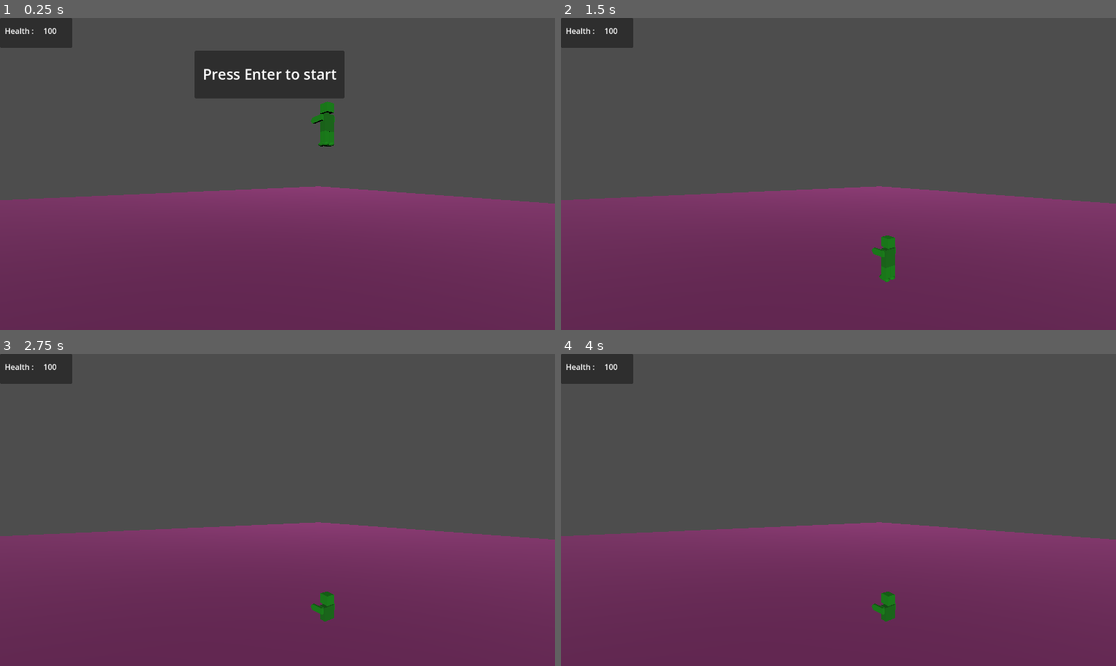
Above: before the commit, frames 1-4 (two rows, left to right).
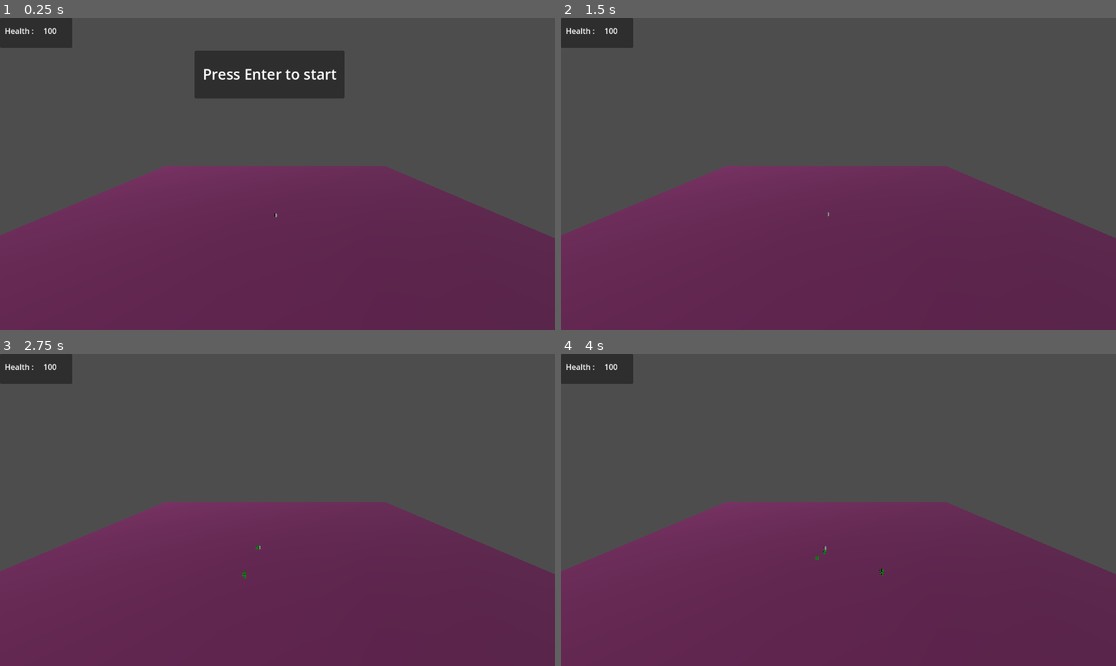
Above: after the commit, the same moments.

Repository: Spagheet/projet-ihm-survivor
Game: Godot game, scene res://main.tscn
The game is run twice, just before and just after one commit, with the same random seed, the same clock (stepped at 60 frames per second) and the same inputs.
Inputs:
- Up to frame 1 (0.25 s): no input
- Up to frame 2 (1.5 s): tap Enter (ui_accept) at 0.5, 0.6, 0.77, 1.07, 1.35 s; hold Right (ui_right) 0.53-1.28 s; hold Down (ui_down) from 1.28 s (still down)
- Up to frame 3 (2.75 s): tap Enter (ui_accept) at 1.52, 1.82, 2.1 s; release Down (ui_down) at 2.03 s; hold Right (ui_right) from 2.03 s (still down)
- Up to frame 4 (4 s): tap Enter (ui_accept) at 2.75, 2.85, 3.02, 3.32, 3.6, 3.77 s; release Right (ui_right) at 2.78 s; hold Up (ui_up) 2.78-3.53 s; hold Left (ui_left) from 3.53 s (still down)

The runs differ from the first frame. In frame 1, 10% of the frame differs, in the area x 0-100%, y 26-71%; in frame 2, 10%, in the area x 0-100%, y 47-85%; in frame 3, 9.9%; in frame 4, 9.9%.

Commit message:
pathfinding

Diff:
--- a/main.gd
+++ b/main.gd
@@ -1,23 +1,61 @@
 extends Node3D
+
 enum State {LOBBY, RUNNING, END}
-@onready var state:State
+
+var state:State
+var enemy_ressource = load("res://zombie_enemy.tscn")
+var enemy_array = []
+var rng = RandomNumberGenerator.new()
+
 @onready var start = $HUD/StartPanel
+@onready var timer = $SpawnTimer
+@onready var player = $Player
 # Called when the node enters the scene tree for the first time.
 func _ready():
 	state = State.LOBBY
 
 # Called every frame. 'delta' is the elapsed time since the previous frame.
 func _process(delta):
-	var enemy_array = []
+
 	match state :
 		State.LOBBY :
 			# LOBBY STATE
 			if Input.is_action_just_pressed("ui_accept"):
 				state = State.RUNNING
 				start.visible = false
+				timer.start()
 		State.RUNNING :
 			# RUNNING STATE
+
 			pass
 		State.END :
-			start.visible = true
 			pass
+
+func _physics_process(delta):
+	get_tree().call_group("enemies", "update_target_location", player.global_transform.origin)
+
+func spawn_enemy():
+	var enemy_instance = enemy_ressource.instantiate()
+	add_child(enemy_instance)
+	enemy_array.append(enemy_instance)
+	enemy_instance.position = get_spawn_location()
+
+func get_spawn_location():
+	var rng_offset = rng.randi_range(-20,20)
+	var location_rng = rng.randi_range(1, 4)
+	match location_rng :
+		1:
+			#left spawn
+			return Vector3(-20,1,rng_offset)
+		2:
+			#right spawn
+			return Vector3(20,1,rng_offset)
+		3:
+			#top spawn
+			return Vector3(rng_offset,1,-20)
+		4:
+			#bottom spawn
+			return Vector3(rng_offset,1,20)
+
+func _on_spawn_timer_timeout():
+	spawn_enemy()
--- a/main.tscn
+++ b/main.tscn
@@ -1,10 +1,8 @@
-[gd_scene load_steps=8 format=3 uid="uid://teyc46wdjd7q"]
+[gd_scene load_steps=10 format=3 uid="uid://teyc46wdjd7q"]
 
 [ext_resource type="Script" path="res://main.gd" id="1_hwm2r"]
 [ext_resource type="PackedScene" uid="uid://b2ilsca5wr8ly" path="res://hud.tscn" id="2_hfwem"]
-[ext_resource type="PackedScene" uid="uid://cy3vq75ii0r4q" path="res://enemy_1.tscn" id="3_7fk12"]
-
-[sub_resource type="WorldBoundaryShape3D" id="WorldBoundaryShape3D_mkmkx"]
+[ext_resource type="Script" path="res://player.gd" id="3_sb1is"]
 
 [sub_resource type="NavigationMesh" id="NavigationMesh_ma1aj"]
 vertices = PackedVector3Array(-93.5, 0.5, -99.5, -99.5, 0.5, -99.5, -99.5, 0.5, -93.5, -99.5, 0.5, 93.25, -99.5, 0.5, 9 …(4484 unchanged characters)…
@@ -15,6 +13,12 @@
 
 [sub_resource type="PlaneMesh" id="PlaneMesh_ov6r7"]
 
+[sub_resource type="WorldBoundaryShape3D" id="WorldBoundaryShape3D_mkmkx"]
+
+[sub_resource type="CapsuleMesh" id="CapsuleMesh_q7ra7"]
+
+[sub_resource type="CapsuleShape3D" id="CapsuleShape3D_jqvwu"]
+
 [node name="Main" type="Node3D"]
 script = ExtResource("1_hwm2r")
 
@@ -22,23 +26,33 @@
 transform = Transform3D(-0.509872, -0.49046, -0.706738, -0.829152, 0.499086, 0.251833, 0.229209, 0.714397, -0.661136, 0, 33.7307, 0)
 
 [node name="Camera" type="Camera3D" parent="."]
-transform = Transform3D(-0.530674, 0, -0.847576, 0, 1, 0, 0.847576, 0, -0.530674, 0, 8.21061, 5.06284)
+transform = Transform3D(-0.99996, -2.32821e-10, 0.00897092, 0.00232184, 0.965926, 0.258809, -0.00866524, 0.258819, -0.965887, 0, 40.8284, -79.969)
 
 [node name="HUD" parent="." instance=ExtResource("2_hfwem")]
 
-[node name="StaticBody3D" type="StaticBody3D" parent="."]
+[node name="SpawnTimer" type="Timer" parent="."]
 
-[node name="CollisionShape3D" type="CollisionShape3D" parent="StaticBody3D"]
-shape = SubResource("WorldBoundaryShape3D_mkmkx")
-
-[node name="NavigationRegion3D" type="NavigationRegion3D" parent="StaticBody3D"]
+[node name="NavigationRegion3D" type="NavigationRegion3D" parent="."]
 navigation_mesh = SubResource("NavigationMesh_ma1aj")
 
-[node name="MeshInstance3D" type="MeshInstance3D" parent="StaticBody3D/NavigationRegion3D"]
+[node name="MeshInstance3D" type="MeshInstance3D" parent="NavigationRegion3D"]
 transform = Transform3D(100, 0, 0, 0, 100, 0, 0, 0, 100, 0, 0, 0)
 material_override = SubResource("StandardMaterial3D_2aqtq")
 mesh = SubResource("PlaneMesh_ov6r7")
-skeleton = NodePath("../..")
+skeleton = NodePath("../StaticBody3D")
 
-[node name="Enemy_1" parent="." instance=ExtResource("3_7fk12")]
-transform = Transform3D(1, 0, 0, 0, 1, 0, 0, 0, 1, 11.0621, 12.4467, 16.4295)
+[node name="StaticBody3D" type="StaticBody3D" parent="NavigationRegion3D"]
+
+[node name="CollisionShape3D" type="CollisionShape3D" parent="NavigationRegion3D/StaticBody3D"]
+shape = SubResource("WorldBoundaryShape3D_mkmkx")
+
+[node name="Player" type="CharacterBody3D" parent="."]
+script = ExtResource("3_sb1is")
+
+[node name="MeshInstance3D" type="MeshInstance3D" parent="Player"]
+mesh = SubResource("CapsuleMesh_q7ra7")
+
+[node name="CollisionShape3D" type="CollisionShape3D" parent="Player"]
+shape = SubResource("CapsuleShape3D_jqvwu")
+
+[connection signal="timeout" from="SpawnTimer" to="." method="_on_spawn_timer_timeout"]
--- /dev/null
+++ b/player.gd
@@ -0,0 +1,31 @@
+extends CharacterBody3D
+
+
+const SPEED = 5.0
+const JUMP_VELOCITY = 4.5
+
+# Get the gravity from the project settings to be synced with RigidBody nodes.
+var gravity = ProjectSettings.get_setting("physics/3d/default_gravity")
+
+
+func _physics_process(delta):
+	# Add the gravity.
+	if not is_on_floor():
+		velocity.y -= gravity * delta
+
+	# Handle Jump.
+	if Input.is_action_just_pressed("ui_accept") and is_on_floor():
+		velocity.y = JUMP_VELOCITY
+
+	# Get the input direction and handle the movement/deceleration.
+	# As good practice, you should replace UI actions with custom gameplay actions.
+	var input_dir = Input.get_vector("ui_left", "ui_right", "ui_up", "ui_down")
+	var direction = (transform.basis * Vector3(input_dir.x, 0, input_dir.y)).normalized()
+	if direction:
+		velocity.x = direction.x * SPEED
+		velocity.z = direction.z * SPEED
+	else:
+		velocity.x = move_toward(velocity.x, 0, SPEED)
+		velocity.z = move_toward(velocity.z, 0, SPEED)
+
+	move_and_slide()
--- /dev/null
+++ b/zombie_enemy.gd
@@ -0,0 +1,23 @@
+extends CharacterBody3D
+
+@onready var nav_agent = $NavigationAgent3D
+@export var SPEED = 10
+# Called when the node enters the scene tree for the first time.
+func _ready():
+	pass # Replace with function body.
+
+
+# Called every frame. 'delta' is the elapsed time since the previous frame.
+func _process(delta):
+	pass
+
+func _physics_process(delta):
+	var current_location = global_transform.origin
+	var next_location = nav_agent.get_next_path_position()
+	var new_velocity = (next_location - current_location).normalized() * SPEED
+
+	velocity = new_velocity
+	move_and_slide()
+
+func update_target_location(target_location):
+		nav_agent.target_position = target_location
--- a/zombieEnnemy.tscn
+++ b/zombie_enemy.tscn
@@ -1,4 +1,6 @@
-[gd_scene load_steps=16 format=3 uid="uid://cy3vq75ii0r4q"]
+[gd_scene load_steps=17 format=3 uid="uid://hf7yqk7887jo"]
+
+[ext_resource type="Script" path="res://zombie_enemy.gd" id="1_b0s2y"]
 
 [sub_resource type="StandardMaterial3D" id="StandardMaterial3D_qvppq"]
 albedo_color = Color(0, 0.443137, 0, 1)
@@ -37,13 +39,14 @@
 
 [sub_resource type="CapsuleMesh" id="CapsuleMesh_6njhi"]
 
-[node name="NormalZombie" type="RigidBody3D"]
-transform = Transform3D(1, 0, 0, 0, 1, 0, 0, 0, 1, 0, 1.5, 0)
+[node name="ZombieEnemy" type="CharacterBody3D" groups=["enemies"]]
+script = ExtResource("1_b0s2y")
 
 [node name="Body" type="MeshInstance3D" parent="."]
 transform = Transform3D(0.5, 0, 0, 0, 1.3, 0, 0, 0, 1, 0, -0.129303, 0)
 material_override = SubResource("StandardMaterial3D_qvppq")
 mesh = SubResource("BoxMesh_yh12x")
+skeleton = NodePath("../..")
 
 [node name="Hitbox" type="CollisionShape3D" parent="."]
 transform = Transform3D(1, 0, 0, 0, 1, 0, 0, 0, 1, 0.250036, 0, 0)
@@ -53,16 +56,19 @@
 transform = Transform3D(0.7, 0, 0, 0, 0.7, 0, 0, 0, 0.7, -0.00226712, 1.01183, -0.00328314)
 material_override = SubResource("StandardMaterial3D_yvwi4")
 mesh = SubResource("BoxMesh_1k5hd")
+skeleton = NodePath("../..")
 
 [node name="Neck" type="MeshInstance3D" parent="."]
 transform = Transform3D(0.35, 0, 0, 0, 0.35, 0, 0, 0, 0.35, 0, 0.52018, 0)
 material_override = SubResource("StandardMaterial3D_6kyx4")
 mesh = SubResource("CapsuleMesh_yyesx")
+skeleton = NodePath("../..")
 
 [node name="Arm" type="MeshInstance3D" parent="."]
 transform = Transform3D(0.0356981, -0.996848, 0, 0.448582, 0.0793291, 0, 0, 0, 0.2, 0.382709, 0.217692, 0.599064)
 material_override = SubResource("StandardMaterial3D_iod52")
 mesh = SubResource("BoxMesh_0vs0l")
+skeleton = NodePath("../..")
 
 [node name="Hand" type="MeshInstance3D" parent="Arm"]
 transform = Transform3D(-0.999998, 0.000387441, 0, -0.0019373, -0.2, 0, 0, 0, 1, 0.0148487, -0.597602, 0)
@@ -73,6 +79,7 @@
 transform = Transform3D(0.0356981, -0.996848, 0, 0.448582, 0.0793291, 0, 0, 0, 0.2, 0.382709, 0.217692, -0.599791)
 material_override = SubResource("StandardMaterial3D_iod52")
 mesh = SubResource("BoxMesh_0vs0l")
+skeleton = NodePath("../..")
 
 [node name="Hand" type="MeshInstance3D" parent="Arm2"]
 transform = Transform3D(-0.999998, 0.000387441, 0, -0.0019373, -0.2, 0, 0, 0, 1, 0.0148487, -0.597602, 0)
@@ -83,6 +90,7 @@
 transform = Transform3D(0.5, 0, 0, 0, 1, 0, 0, 0, 0.45, 0, -1.26917, 0.271591)
 material_override = SubResource("StandardMaterial3D_cn6jc")
 mesh = SubResource("BoxMesh_db53s")
+skeleton = NodePath("../..")
 
 [node name="Feet" type="MeshInstance3D" parent="Leg"]
 transform = Transform3D(-1.31134e-08, -0.9, 0, 0.3, -3.93403e-08, 0, 0, 0, 1.1, 0.186142, -0.419001, -0.01949)
@@ -93,8 +101,11 @@
 transform = Transform3D(0.5, 0, 0, 0, 1, 0, 0, 0, 0.45, 0, -1.26917, -0.271815)
 material_override = SubResource("StandardMaterial3D_cn6jc")
 mesh = SubResource("BoxMesh_db53s")
+skeleton = NodePath("../..")
 
 [node name="Feet" type="MeshInstance3D" parent="Leg2"]
 transform = Transform3D(-1.31134e-08, -0.9, 0, 0.3, -3.93403e-08, 0, 0, 0, 1.1, 0.186142, -0.419001, -0.01949)
 material_override = SubResource("StandardMaterial3D_mdh3d")
 mesh = SubResource("CapsuleMesh_6njhi")
+
+[node name="NavigationAgent3D" type="NavigationAgent3D" parent="."]
Renamed: Player.tscn -> player.tscn
